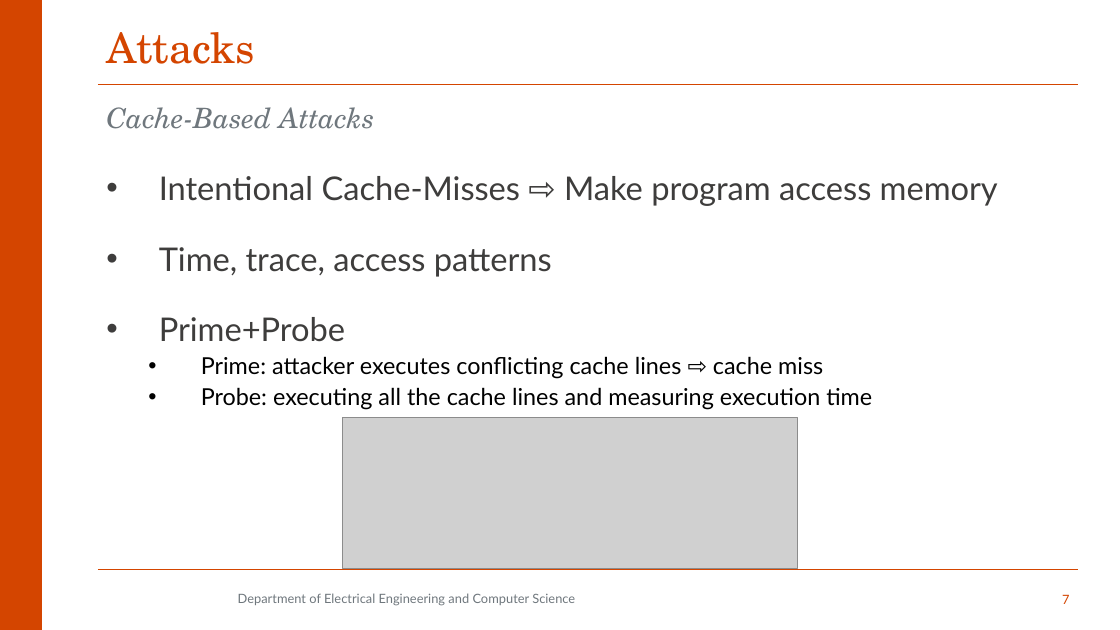
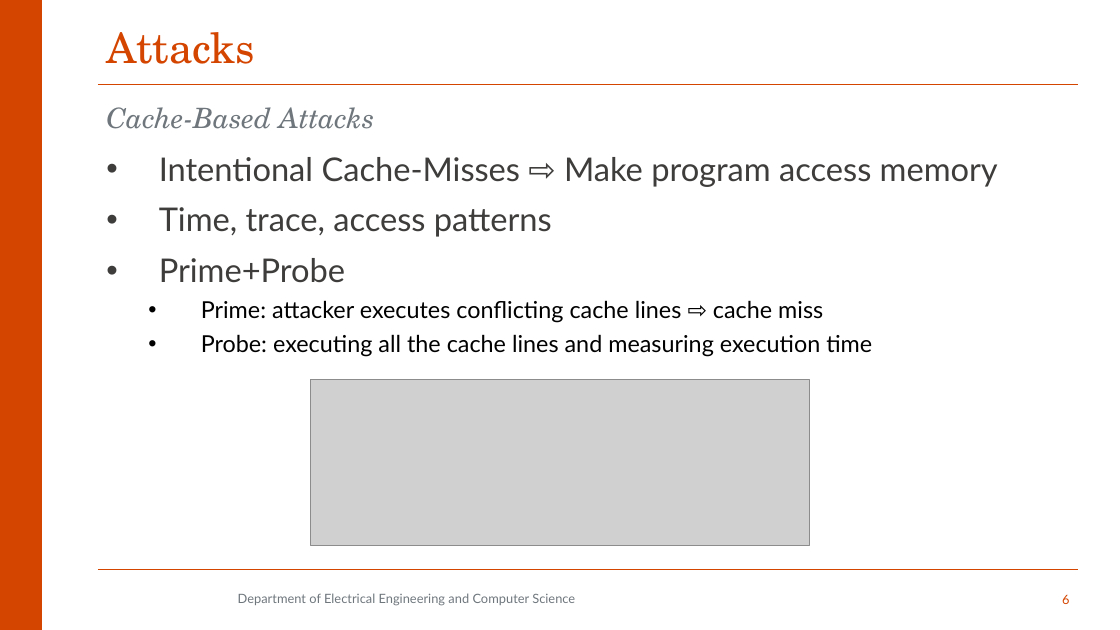
Before and after one commit to aminfallahi/A-Survey-on-SGX-Enclave-Privileged-Side-Channel-Attacks, a slide deck: slide 6 of Presentation/qe2.pptx (slide 7 before the commit). Drawn at 1120x630 pixels with LibreOffice and Linux fonts; fonts in the diff are those of the drawing; grey boxes stand for pictures; background and template pictures are left out. Boxes give left, top, right and bottom in pixels: in the first picture for what was removed or moved away, otherwise in the second. Text is boxed around its words. In the diff, an @@ line names an element or a change of style, - is before the commit and + after.

```diff
--- a/Presentation/qe2.pptx
+++ b/Presentation/qe2.pptx
@@ text "Intentional Cache-Misses ⇨ Make program ..." at [159, 157, 998, 357]: line spacing 1.5 to 1; line spacing 0.9 to 1 @@
@@ picture: place and size @@
-picture at [343, 418, 798, 569]
+picture at [311, 380, 810, 545]
@@ page number at [1062, 595, 1069, 604]: text changed @@
-7
+6
```
Also in this commit, not shown: 8 other slides changed, 4 slides added, 7 slides removed, 1 other file.
